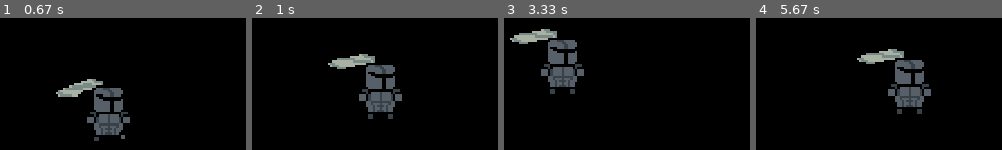
Above: before the commit, frames 1-4 (left to right).
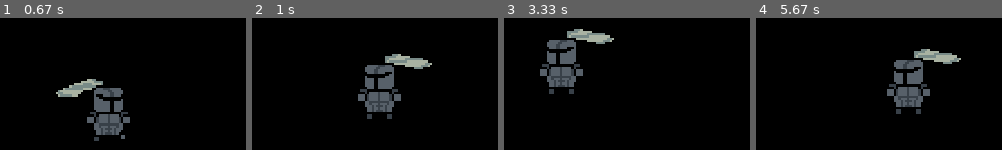
Above: after the commit, the same moments.

Repository: OtavioDayrots/Dark_Souls4
Game: pygame game, started from Trabalho PyGame/Projeto Dark Souls do gpt/teste do GPT.py
Two runs of this game, one before a commit and one after it. Both use one fixed random seed, a clock stepped at 60 frames per second and the inputs below.
Inputs:
- Up to frame 1 (0.67 s): hold Right from 0.33 s (still down)
- Up to frame 2 (1 s): release Right at 0.8 s; hold Up from 0.83 s (still down)
- Up to frame 3 (3.33 s): release Up at 1.13 s; hold Right 1.17-1.63 s; hold Left 1.67-2.2 s; hold Down 2.23-2.53 s; hold Left 2.57-2.97 s; hold Up from 3 s (still down)
- Up to frame 4 (5.67 s): release Up at 3.37 s; hold Right 3.4-4.03 s; hold Down 4.07-4.43 s; hold Left 4.47-4.93 s; hold Right 4.97-5.43 s; hold Up from 5.47 s (still down)

Frame 1 is identical in both runs. In frame 2, 4.2% of the frame differs, in the area x 30-74%, y 27-77%; in frame 3, 4.2%; in frame 4, 4.2%.

Commit message:
atualização
atualizei o arquivo,  teste do GPT.py , corrigindo a movimentação (virando para o lado que está andando)

Diff:
--- a/Trabalho PyGame/Projeto Dark Souls do gpt/teste do GPT.py
+++ b/Trabalho PyGame/Projeto Dark Souls do gpt/teste do GPT.py
@@ -32,20 +32,17 @@
                                 pygame.transform.scale(pygame.image.load("Trabalho PyGame/Projeto Dark Souls do gpt/spr_hero_leftrun2.png"), (int(64 * scale_factor), int(64 * scale_factor))),
                                 pygame.transform.scale(pygame.image.load("Trabalho PyGame/Projeto Dark Souls do gpt/spr_hero_leftrun3.png"), (int(64 * scale_factor), int(64 * scale_factor)))]
 
-
         # Carrega e escala as imagens de corrida para a direita (espelhadas)
         self.images_run_right = [pygame.transform.flip(img, True, False) for img in self.images_run_left]
 
-        self.images_run_up =[pygame.transform.scale(pygame.image.load("Trabalho PyGame/Projeto Dark Souls do gpt/spr_hero_leftrun0.png"), (int(64 * scale_factor), int(64 * scale_factor))),
-                                pygame.transform.scale(pygame.image.load("Trabalho PyGame/Projeto Dark Souls do gpt/spr_hero_leftrun1.png"), (int(64 * scale_factor), int(64 * scale_factor))),
-                                pygame.transform.scale(pygame.image.load("Trabalho PyGame/Projeto Dark Souls do gpt/spr_hero_leftrun2.png"), (int(64 * scale_factor), int(64 * scale_factor))),
-                                pygame.transform.scale(pygame.image.load("Trabalho PyGame/Projeto Dark Souls do gpt/spr_hero_leftrun3.png"), (int(64 * scale_factor), int(64 * scale_factor)))]
+        # Carrega e escala as imagens de corrida para cima
+        self.images_idle_up =  [pygame.transform.flip(img, True, False) for img in self.images_idle_left]
 
-        # Carrega e escala as imagens de corrida para baixo (você pode usar imagens específicas se tiver)
-        self.images_run_down = [pygame.transform.scale(pygame.image.load("Trabalho PyGame/Projeto Dark Souls do gpt/spr_hero_leftidle0.png"), (int(64 * scale_factor), int(64 * scale_factor))),
-                                pygame.transform.scale(pygame.image.load("Trabalho PyGame/Projeto Dark Souls do gpt/spr_hero_leftidle1.png"), (int(64 * scale_factor), int(64 * scale_factor)))]
-
-
+        # Carrega e escala as imagens de corrida para baixo
+        self.images_run_down = [
+            pygame.transform.scale(pygame.image.load("Trabalho PyGame/Projeto Dark Souls do gpt/spr_hero_leftidle0.png"), (int(64 * scale_factor), int(64 * scale_factor))),
+            pygame.transform.scale(pygame.image.load("Trabalho PyGame/Projeto Dark Souls do gpt/spr_hero_leftidle1.png"), (int(64 * scale_factor), int(64 * scale_factor)))
+        ]
 
         # Inicializa a imagem e a posição do personagem
         self.image = self.images_idle_right[0]
@@ -63,30 +60,50 @@
         keys = pygame.key.get_pressed()
         self.is_running = False
 
+        # Determina a direção com base nas teclas pressionadas
         if keys[pygame.K_LEFT]:
             self.rect.x -= self.speed
             self.direction = "left"
             self.is_running = True
-        elif keys[pygame.K_RIGHT]:
+
+        if keys[pygame.K_RIGHT]:
             self.rect.x += self.speed
             self.direction = "right"
             self.is_running = True
+
         if keys[pygame.K_UP]:
             self.rect.y -= self.speed
-            self.direction = "up"
             self.is_running = True
+
+            # Verifica a direção de acordo com as teclas pressionadas
+            if keys[pygame.K_LEFT]:
+                self.direction = "left"  # Subindo para a esquerda
+            elif keys[pygame.K_RIGHT]:
+                self.direction = "right"  # Subindo para a direita
+            else:
+                self.direction = "left"  # Subindo sem direção lateral (vira para a esquerda)
+
         if keys[pygame.K_DOWN]:
             self.rect.y += self.speed
-            self.direction = "down"
             self.is_running = True
 
+            if not keys[pygame.K_RIGHT]  and  not keys[pygame.K_LEFT]:
+                self.direction = "right"  # Somente para baixo, vira para a esquerda
+
+
+        # Atualiza as animações
         if self.is_running:
             self.run_frame_counter += 1
             if self.run_frame_counter >= 5:
                 if self.direction == "left":
                     self.image = self.images_run_left[self.run_frame % len(self.images_run_left)]
-                else:
+                elif self.direction == "right":
                     self.image = self.images_run_right[self.run_frame % len(self.images_run_right)]
+                elif self.direction == "up":
+                    self.image = self.images_run_up[self.run_frame % len(self.images_run_up)]
+                elif self.direction == "down":
+                    self.image = self.images_run_down[self.run_frame % len(self.images_run_down)]
+
                 self.run_frame += 1
                 self.run_frame_counter = 0
         else:
